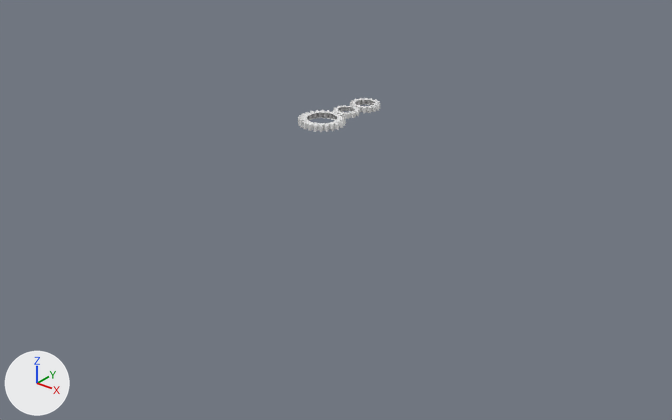
Renders of the Blender file mechanical_designs_or_creatures/gearDriver.blend from each side of a commit.
Before and after are seen from a camera (50 mm lens) standing at (45.0, -57.7, 26.4) and looking at (0.9, -2.5, -7.8). The axes (+X, +Y, +Z) are drawn at lower left. The lights are the same throughout.

The first picture shows 'Gear.005', 'Gear:12', 'Gear:16'.
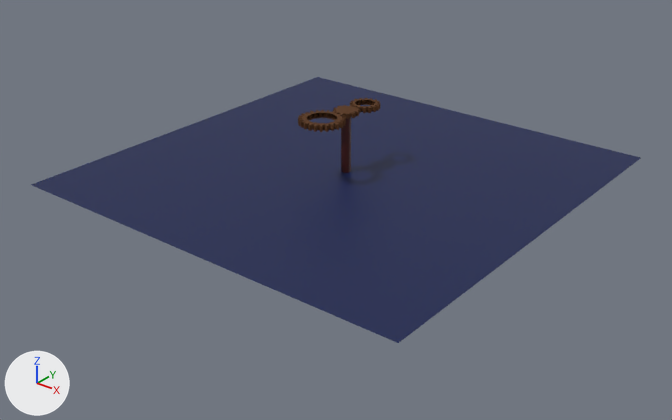
The newer file is also turned or shifted as a whole; pictures and numbers use the older file's frame.

Patch to the scene script:
```diff
--- a/mechanical_designs_or_creatures/gearDriver.blend.py
+++ b/mechanical_designs_or_creatures/gearDriver.blend.py
@@ mat_material_002 @@
+mat_material_002 = principled_material('Material.002')
+mat_material_002.base_color = (0.0956, 0.0329, 0.00587)  # brown #573312
+mat_material_002.roughness = 1.0
@@ mat_material_003 @@
+mat_material_003 = principled_material('Material.003')
+mat_material_003.base_color = (0.0543, 0.00604, 0.00357)  # dark red #42120c
@@ mat_material_001 @@
+mat_material_001 = principled_material('Material.001')
+mat_material_001.base_color = (0.00305, 0.0111, 0.0774)  # dark blue #0a1b4f
+mat_material_001.roughness = 0.493
@@ me_gear_001 @@
 # used by ob_gear_12; location = (0.0, 0.0, 0.0)
-me_gear_001.from_pydata(...)  # 336 vertices, 288 faces; spans x -1.09..1.09, y -1.09..1.09, z -0.2..0.2
+me_gear_001.from_pydata(...)  # 457 vertices, 432 faces; spans x -1.09..1.09, y -1.09..1.09, z -0.2..0.2
+# me_gear_001 part 1
+# 99 vertices are added at x -0.64..0.64, y -0.63..0.63, z 0.2
+# 10 new vertices lie (0.04, 0.11, 0.0) away from vertices in x -0.52..0.48, y -0.41..0.3, z 0.2
+# 6 new vertices lie (0.08, -0.06, 0.0) away from vertices in x -0.64..0.56, y -0.4..0.46, z 0.2
+# 6 new vertices lie (0.06, 0.09, 0.0) away from vertices in x -0.53..0.47, y -0.62..0.53, z 0.2
+# 144 new faces join them
+# me_gear_001 part 2: 288 faces spanning x -1.09..1.09, y -1.09..1.09, z -0.2..0.2 switch from no material to mat_material_002 (brown #573312)
@@ me_gear_003 @@
 me_gear_003.from_pydata(...)  # 448 vertices, 384 faces; spans x -1.09..1.09, y -1.09..1.09, z -0.2..0.2
+me_gear_003.materials.append(mat_material_002)  # brown #573312
@@ me_gear_005 @@
 me_gear_005.from_pydata(...)  # 672 vertices, 576 faces; spans x -1.09..1.09, y -1.09..1.09, z -0.2..0.2
+me_gear_005.materials.append(mat_material_002)  # brown #573312
@@ me_cylinder @@
+me_cylinder.from_pydata(...)  # a 17-sided cylinder along z spanning x -0.43..0.43, y -0.42..0.43, z -0.99..0.99
+me_cylinder.polygons.foreach_set('use_smooth', [True] * 19)
+me_cylinder.materials.append(mat_material_003)  # dark red #42120c
@@ me_plane @@
+me_plane.from_pydata([(-1.0, -1.0, 0.0), (1.0, -1.0, 0.0), (-1.0, 1.0, 0.0), (1.0, 1.0, 0.0)], [], [(0, 1, 3, 2)])
+me_plane.materials.append(mat_material_001)  # dark blue #0a1b4f
@@ ob_cylinder @@
+ob_cylinder = bpy.data.objects.new('Cylinder', me_cylinder)
+ob_cylinder.location = (0.0, 0.0, -2.74)
+ob_cylinder.scale = (1.0, 1.0, 2.64)
@@ ob_plane @@
+ob_plane = bpy.data.objects.new('Plane', me_plane)
+ob_plane.location = (0.0, 0.0, -5.33)
+ob_plane.scale = (18.6, 18.6, 18.6)
```

Location of each change, [x1, y1, x2, y2] in pixels of the pictures (672 x 420 px):
'Plane', added (blue)
    after: [31, 77, 641, 343]
'Gear.005', recoloured (grey to brown)
    both: [298, 110, 346, 132]
'Cylinder', added
    after: [341, 118, 351, 173]
'Gear:16', recoloured (grey to brown)
    both: [350, 98, 380, 113]
part 1 of me_gear_001, added
    after: [338, 107, 355, 112]
part 2 of me_gear_001, recoloured (grey to brown)
    both: [333, 105, 360, 119]
